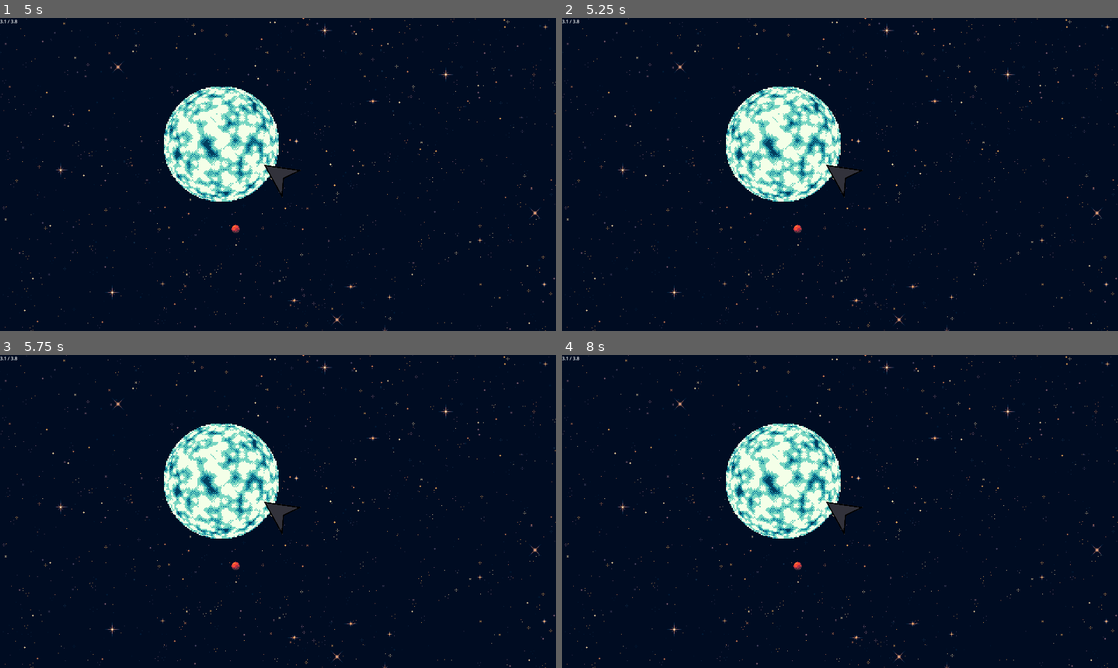
Above: before the commit, frames 1-4 (two rows, left to right).
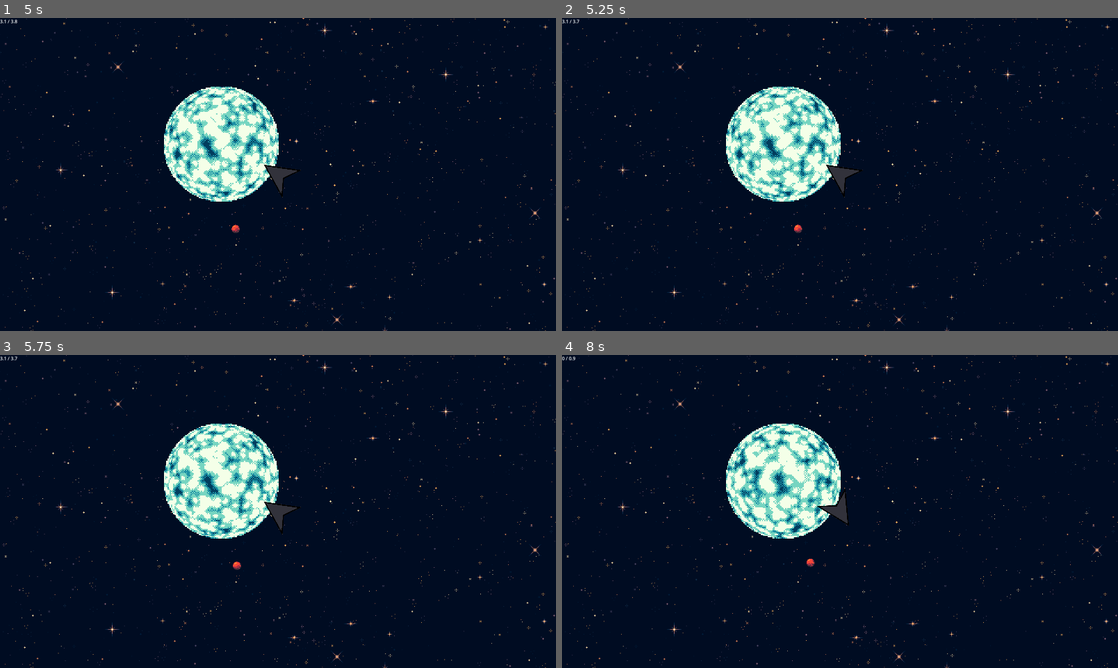
Above: after the commit, the same moments.

Repository: crhexa/starskipp
Game: Godot game, scene res://game/system.tscn
The game is run twice, just before and just after one commit, with the same random seed, the same clock (stepped at 60 frames per second) and the same inputs.
Inputs:
- Up to frame 1 (5 s): hold D (turn_right) 0.53-1.28 s; hold S (deccelerate) 0.53-1.28 s; hold , (time_slow_down) 1.28-2.03 s; tap S (deccelerate) at 1.35, 2.85, 4.35 s; hold D (turn_right) 2.03-2.78 s; hold S (deccelerate) 2.03-2.78 s; hold . (time_speed_up) 2.78-3.53 s; hold S (deccelerate) 3.53-4.28 s; hold A (turn_left) from 3.53 s (still down); tap Space (toggle_pause) at 4.15 s
- Up to frame 2 (5.25 s): tap Enter at 5 s; release A (turn_left) at 5.03 s; hold , (time_slow_down) from 5.03 s (still down); hold S (deccelerate) from 5.03 s (still down)
- Up to frame 3 (5.75 s): keep holding , (time_slow_down); keep holding S (deccelerate)
- Up to frame 4 (8 s): release , (time_slow_down) at 5.78 s; release S (deccelerate) at 5.78 s; hold D (turn_right) 5.78-6.53 s; tap S (deccelerate) at 5.85, 7.35 s; hold . (time_speed_up) 6.53-7.28 s; hold S (deccelerate) 6.53-7.28 s; hold D (turn_right) from 7.28 s (still down)

Frame 1 is identical in both runs. In frame 2, 0.4% of the frame differs, in the area x 2-50%, y 0-69%; in frame 3, 1.1%; in frame 4, 4.3%, in the area x 0-55%, y 0-69%.

Commit message:
Updated pausing functionality

Diff:
--- a/game/global/TimeController.gd
+++ b/game/global/TimeController.gd
@@ -6,6 +6,8 @@
 
 var time : float = 0
 var timescale : float = 1
+var old_timescale : float = 0
+
 var timer : float = 0
 var delta_t : float
 
@@ -32,19 +34,19 @@
 
 	# Advance tick system by one day
 	func advance():
-		emit_signal("day_passed")
+		TimeController.day_passed.emit()
 		if day < 30:
 			day += 1
 
 		else: # Carry-over day
 			day = 1
-			emit_signal("month_passed")
+			TimeController.day_passed.emit()
 			if month < 12:
 				month += 1
 
 			else: # Carry-over month
 				month = 1
-				emit_signal("year_passed")
+				TimeController.day_passed.emit()
 				if year < 1000:
 					year += 1
 
@@ -73,5 +75,16 @@
 
 
 # Instance methods
+func swap_timescale():
+	var temp = timescale
+	timescale = old_timescale
+	old_timescale = temp
+	get_tree().paused = not get_tree().paused
+
+
 func set_timescale(scale : float):
+	if is_zero_approx(timescale):
+		old_timescale = 0.0
+		get_tree().paused = not get_tree().paused
+
 	timescale = scale
